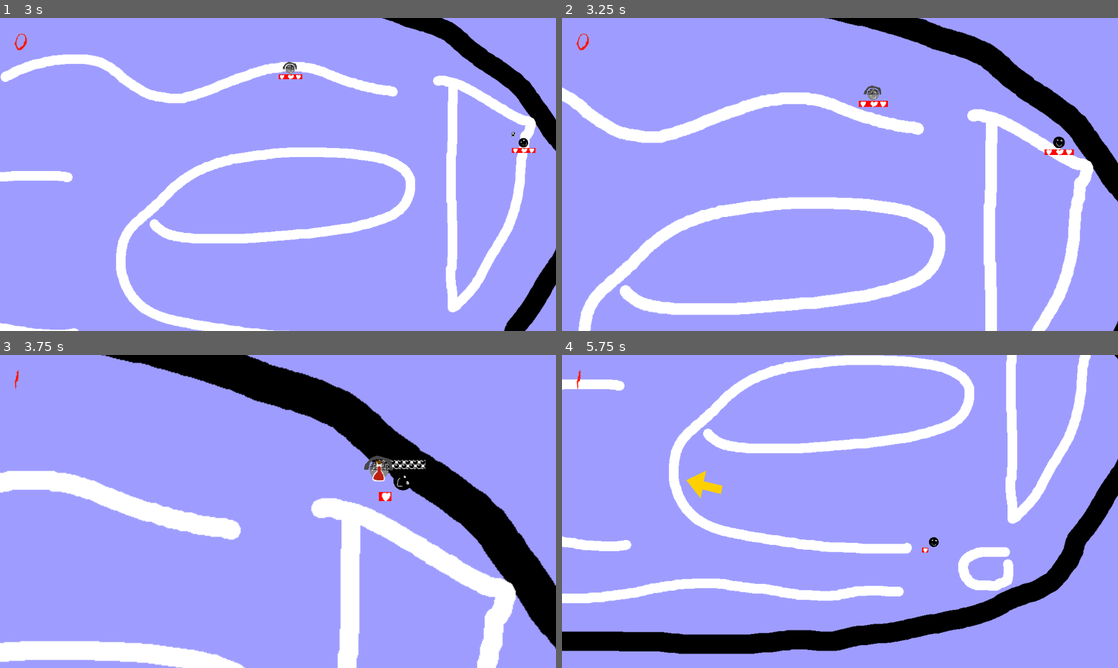
Above: before the commit, frames 1-4 (two rows, left to right).
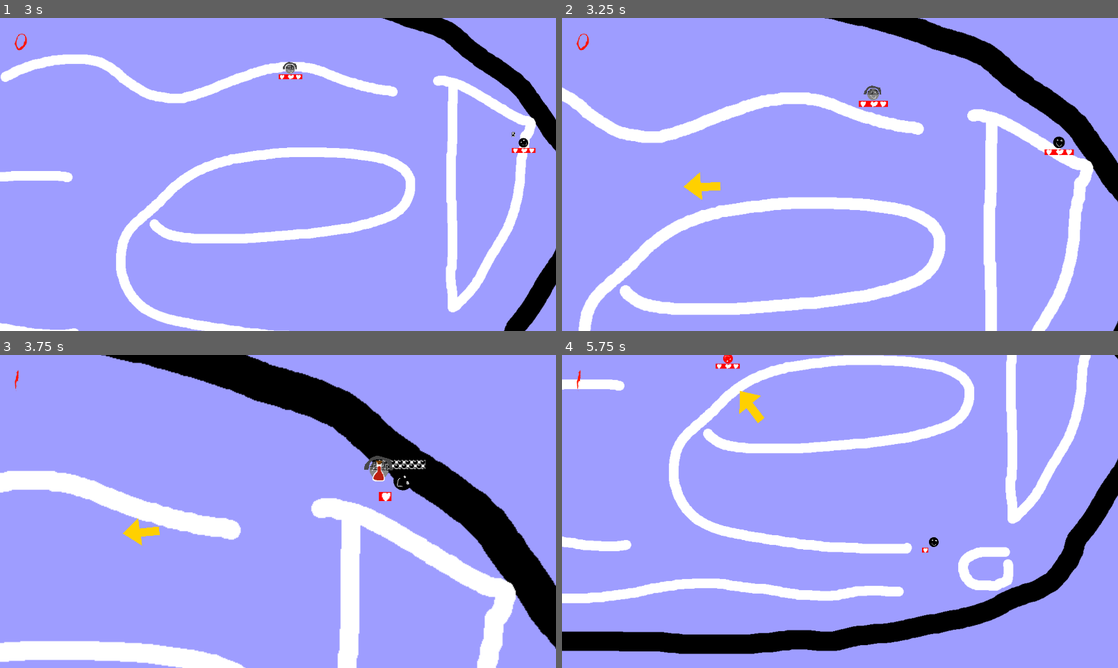
Above: after the commit, the same moments.

Repository: Junber/LD-47
Game: Godot game, scene res://Scenes/Root.tscn
The game is run twice, just before and just after one commit, with the same random seed, the same clock (stepped at 60 frames per second) and the same inputs.
Inputs:
- Up to frame 1 (3 s): tap Enter at 0.5 s; hold D (move_right) 0.53-1.28 s; tap Space (boost) every 0.75 s from 0.6 to 2.85 s; hold S (move_down) 1.28-2.03 s; hold D (move_right) 2.03-2.78 s; hold W (move_up) from 2.78 s (still down)
- Up to frame 2 (3.25 s): keep holding W (move_up)
- Up to frame 3 (3.75 s): release W (move_up) at 3.53 s; hold A (move_left) from 3.53 s (still down); tap Space (boost) at 3.6 s
- Up to frame 4 (5.75 s): tap Space (boost) at 4.35, 5.1 s; release A (move_left) at 5.03 s; hold S (move_down) from 5.03 s (still down)

Frame 1 is identical in both runs. In frame 2, 0.2% of the frame differs, in the area x 21-29%, y 49-58%; in frame 3, 0.2%; in frame 4, 0.6%, in the area x 22-37%, y 0-46%.

Commit message:
Change enemy spawn time to be dynamic

Diff:
--- a/Scenes/Root.tscn
+++ b/Scenes/Root.tscn
@@ -58,8 +58,8 @@
 script = ExtResource( 4 )
 
 [node name="EnemySpawnTimer" type="Timer" parent="EnemySpawnPath"]
-wait_time = 5.0
-autostart = true
+wait_time = 3.0
+one_shot = true
 
 [node name="HUD" type="CanvasLayer" parent="."]
 
--- a/Scripts/Enemy.gd
+++ b/Scripts/Enemy.gd
@@ -3,7 +3,8 @@
 onready var player = $"../Player"
 
 signal enemyDied
-signal enemyDidNotDie
+signal enemyKilledByPlayer
+signal enemyNotKilledByPlayer
 
 func protected(_collider):
 	return false
@@ -18,11 +19,11 @@
 		changeHealth(collider.damageDealt())
 		if dead:
 			damageToOther = 0
-			emit_signal("enemyDied")
+			emit_signal("enemyKilledByPlayer")
 		else:
-			emit_signal("enemyDidNotDie")
+			emit_signal("enemyNotKilledByPlayer")
 	else:
-		emit_signal("enemyDidNotDie")
+		emit_signal("enemyNotKilledByPlayer")
 	collider.bounceOffOfIceScater(self)
 	collider.changeHealth(damageToOther)
 
@@ -41,6 +42,7 @@
 		checkDrop()
 		set_collision_mask_bit(0, false)
 		get_node("../HUD/ScoreLabel").increaseScore()
+		emit_signal("enemyDied")
 
 func getDirection():
 	if !dead and !player.dead:
--- a/Scripts/EnemySpawnPath.gd
+++ b/Scripts/EnemySpawnPath.gd
@@ -7,6 +7,8 @@
 	load("res://Scenes/Knight.tscn")
 ]
 export var minimumSpawnDistance = 500
+
+var numberOfEnemies = 0
 
 signal enemySpawned(enemy)
 
@@ -30,10 +32,19 @@
 
 	get_parent().call_deferred("add_child", enemy)
 	enemy.connect("enemyDied", $"../WowPlayer", "playSfx")
-	enemy.connect("enemyDied", $"../KillSlowdownTimer", "slowDown")
-	enemy.connect("enemyDied", $"../Player", "enemyDied")
-	enemy.connect("enemyDidNotDie", $"../BooPlayer", "playSfx")
+	enemy.connect("enemyKilledByPlayer", $"../KillSlowdownTimer", "slowDown")
+	enemy.connect("enemyKilledByPlayer", $"../Player", "enemyDied")
+	enemy.connect("enemyDied", self, "enemyDied")
+	enemy.connect("enemyNotKilledByPlayer", $"../BooPlayer", "playSfx")
 	emit_signal("enemySpawned", enemy)
+	numberOfEnemies += 1
+
+	timer.start(3 + pow(numberOfEnemies - 1, 2))
+
+func enemyDied():
+	numberOfEnemies -= 1
+	if numberOfEnemies <= 0:
+		spawnEnemy()
 
 func _on_EnemySpawnTimer_timeout():
 	spawnEnemy()
